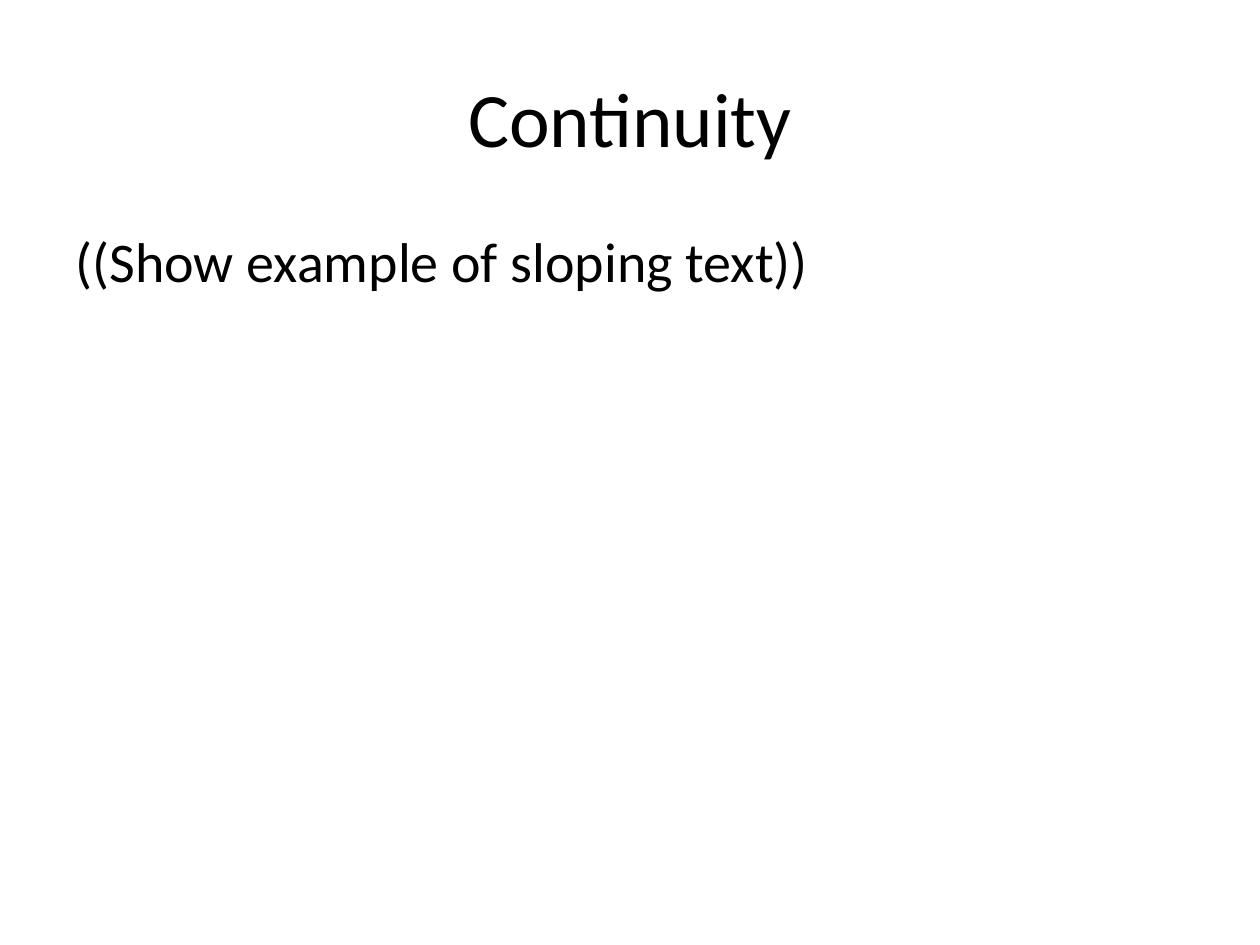
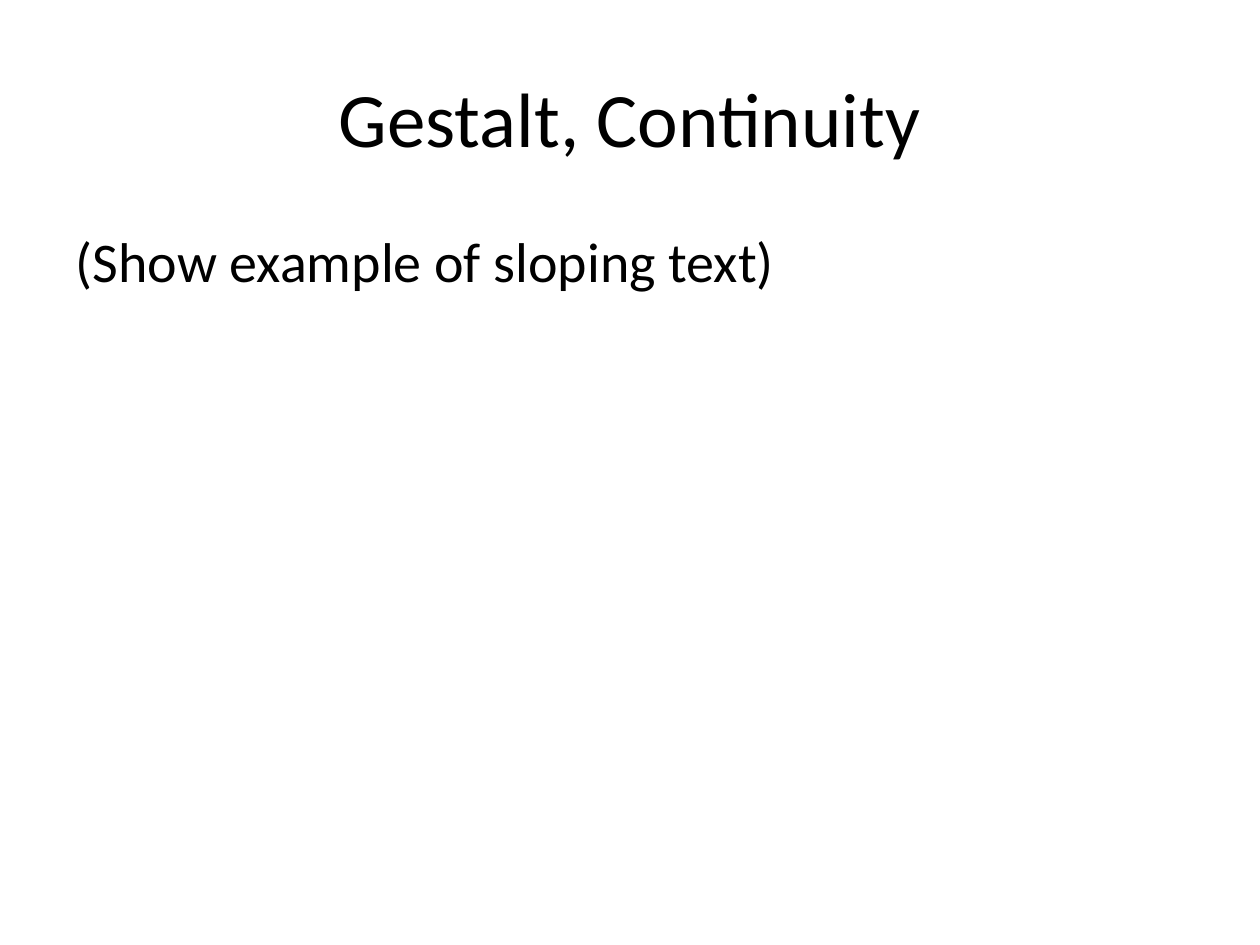
Before and after one commit to pmean/data-visualization, a slide deck: slide 24 of data-viz-03/src/complete-lecture-linegraphs.pptx (slide 21 before the commit). Drawn at 1260x945 pixels with LibreOffice and Linux fonts; fonts in the diff are those of the drawing. Boxes give left, top, right and bottom in pixels: in the first picture for what was removed or moved away, otherwise in the second. Text is boxed around its words. In the diff, an @@ line names an element or a change of style, - is before the commit and + after.

```diff
--- a/data-viz-03/src/complete-lecture-linegraphs.pptx
+++ b/data-viz-03/src/complete-lecture-linegraphs.pptx
@@ title at <box>339,93,920,160</box>: text changed @@
-Continuity
+Gestalt, Continuity
@@ text at <box>76,241,774,292</box>: text changed @@
-((Show example of sloping text))
+(Show example of sloping text)
```
Also in this commit, not shown: 16 other slides changed, 52 slides added, 23 slides removed, 5 other files.
